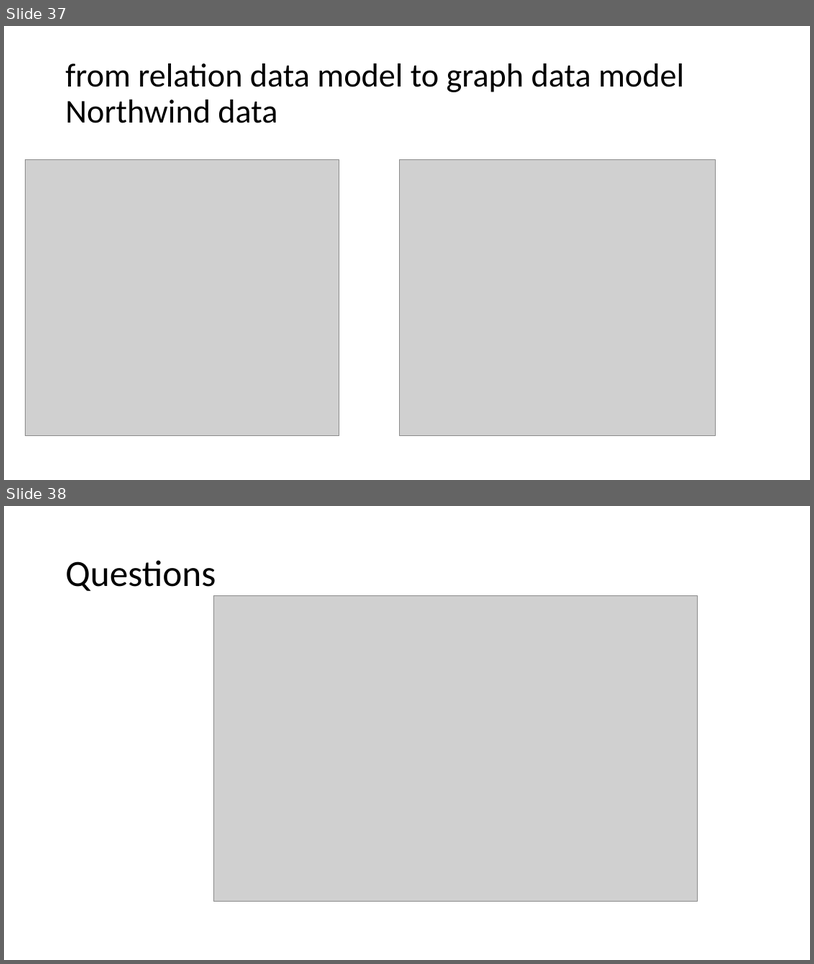
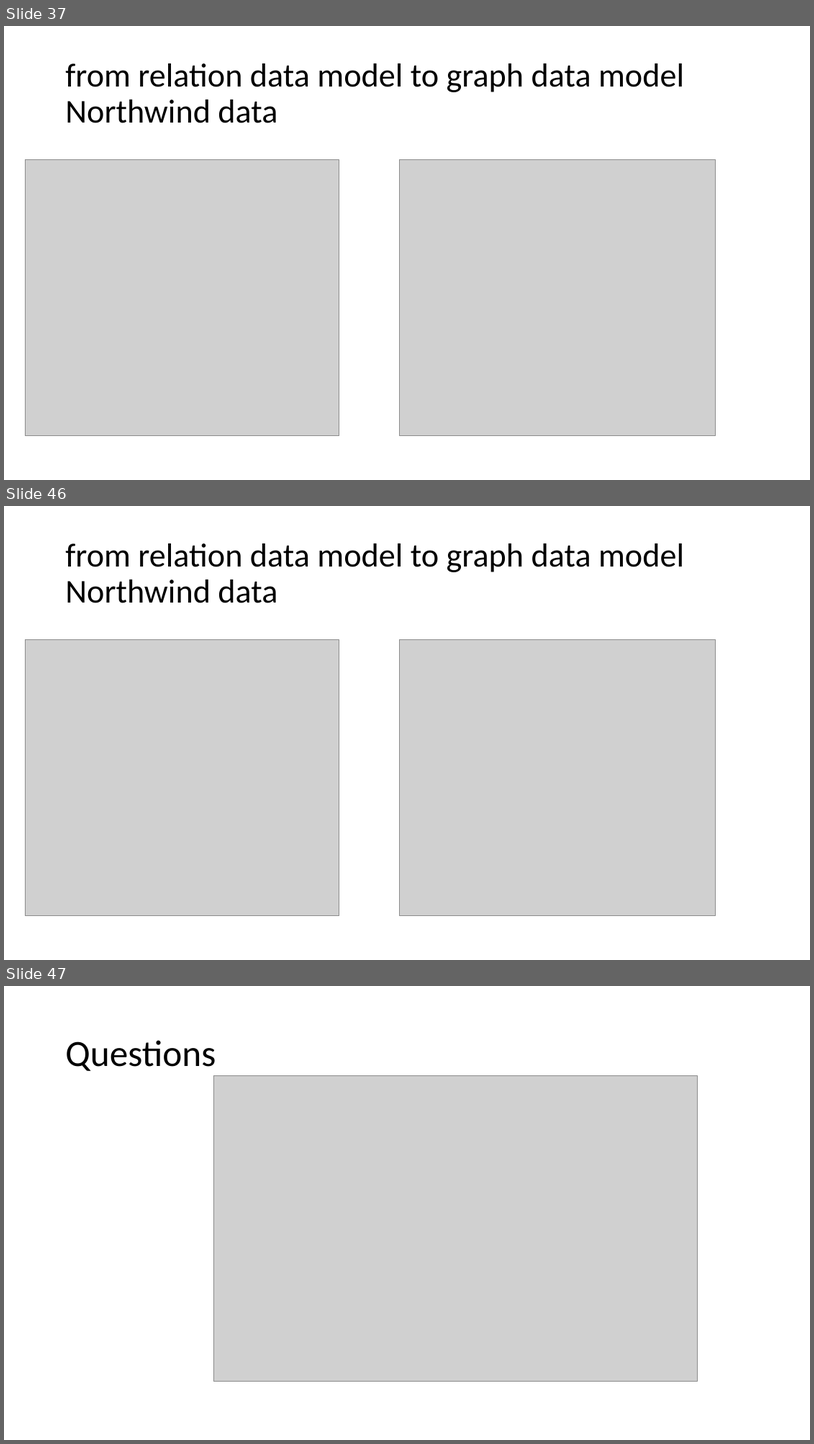
Before and after one commit to motazsaad/Exploratory-Analysis-of-Big-Data, a slide deck: PPT slides/02 EDABDC - Data Models - part 2.pptx. Shown one above the other, each under a label of ours: slides 37 and 38 before the commit, slides 37, 46 and 47 after it; the slides between them are not shown. The pictures are 814x964 and 814x1444 pixels, drawn with LibreOffice and Linux fonts; fonts in the diff are those of the drawing; grey boxes stand for pictures. Boxes give left, top, right and bottom in pixels: in the first picture for what was removed or moved away, otherwise in the second. Text is boxed around its words. In the diff, an @@ line names an element or a change of style, - is before the commit and + after.

```diff
--- a/PPT slides/02 EDABDC - Data Models - part 2.pptx
+++ b/PPT slides/02 EDABDC - Data Models - part 2.pptx
@@ slide 46 added at box(4, 506, 810, 960), background #FFFFFF @@
@@ title added at box(65, 543, 684, 603), 39.6 pt, text #000000 @@
+from relation data model to graph data model
+Northwind data
@@ picture added at box(25, 640, 339, 916) @@
@@ picture added at box(399, 640, 716, 916) @@
@@ what was slide 38 is now slide 47 @@
```
Also in this commit, not shown: 8 other slides added.
